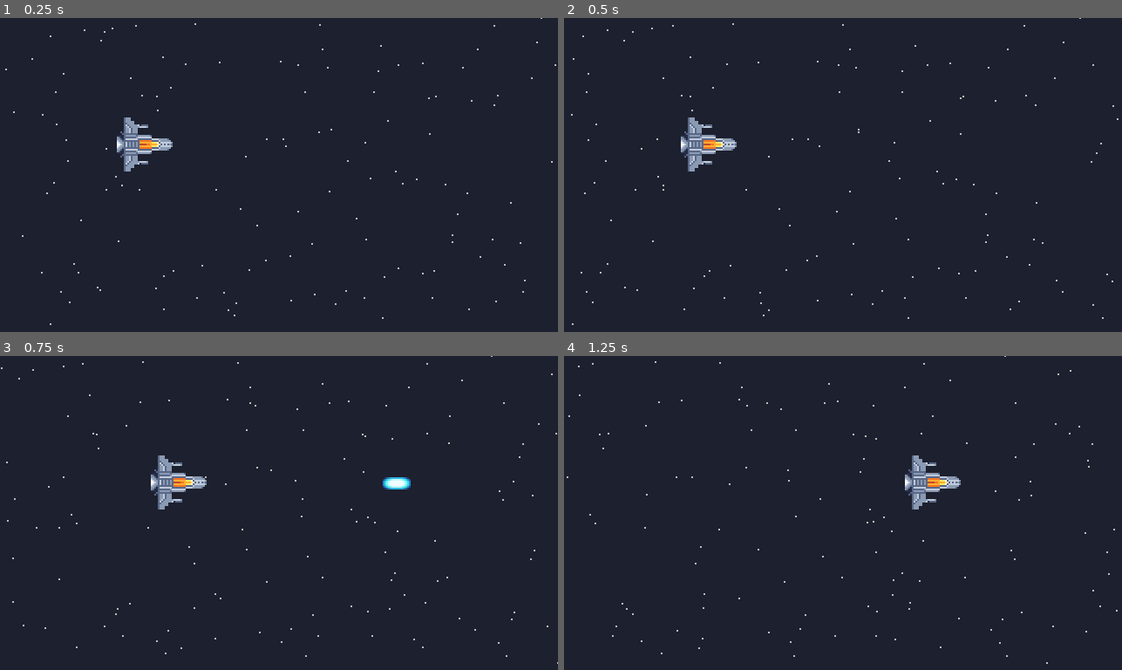
Above: before the commit, frames 1-4 (two rows, left to right).
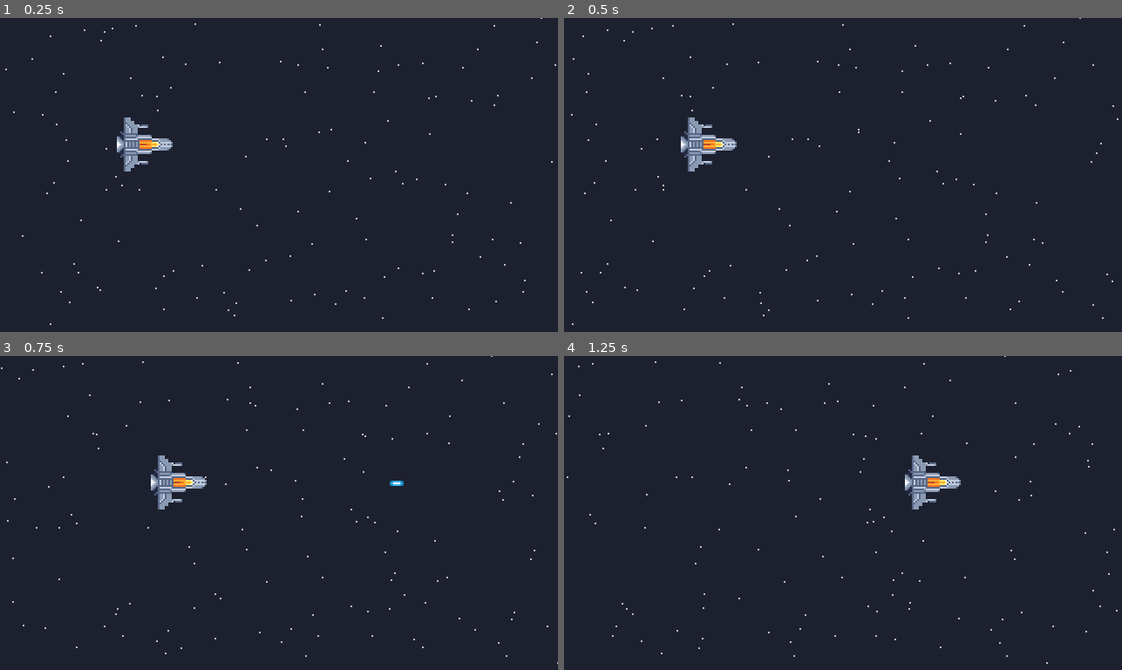
Above: after the commit, the same moments.

Repository: gabrielnemeth/SpaceShooter
Game: Godot game, scene res://Levels/Level.tscn
Two runs of this game, one before a commit and one after it. Both use one fixed random seed, a clock stepped at 60 frames per second and the inputs below.
Inputs:
- Up to frame 1 (0.25 s): no input
- Up to frame 2 (0.5 s): no input
- Up to frame 3 (0.75 s): hold D (right) from 0.53 s (still down); tap Space (shoot) at 0.6 s
- Up to frame 4 (1.25 s): keep holding D (right)

Frames 1-2 are identical in both runs. In frame 3, 0.2% of the frame differs, in the area x 68-74%, y 38-43%; in frame 4, nothing differs.

Commit message:
Change graphics

Diff:
--- a/Objects/Bullets/Bullet.tscn
+++ b/Objects/Bullets/Bullet.tscn
@@ -1,11 +1,10 @@
 [gd_scene load_steps=4 format=2]
 
-[ext_resource path="res://Graphic/Bullets/bullet_blue8.png" type="Texture" id=1]
+[ext_resource path="res://Graphic/Bullets/bullet.png" type="Texture" id=1]
 [ext_resource path="res://Objects/Bullets/Bullet.gd" type="Script" id=2]
 
-[sub_resource type="CapsuleShape2D" id=1]
-radius = 3.50831
-height = 9.0117
+[sub_resource type="RectangleShape2D" id=1]
+extents = Vector2( 1.6721, 4.09947 )
 
 [node name="Bullet" type="Area2D"]
 script = ExtResource( 2 )
@@ -14,7 +13,6 @@
 }
 
 [node name="Sprite" type="Sprite" parent="."]
-rotation = 1.5708
 texture = ExtResource( 1 )
 
 [node name="CollisionShape2D" type="CollisionShape2D" parent="."]
@@ -22,4 +20,6 @@
 shape = SubResource( 1 )
 
 [node name="VisibilityNotifier2D" type="VisibilityNotifier2D" parent="."]
+position = Vector2( -0.0715183, 0.143995 )
+scale = Vector2( 0.41356, 0.227904 )
 [connection signal="screen_exited" from="VisibilityNotifier2D" to="." method="queue_free"]
--- a/Objects/Explosions/EnemyExplosion.tscn
+++ b/Objects/Explosions/EnemyExplosion.tscn
@@ -1,27 +1,26 @@
-[gd_scene load_steps=11 format=2]
+[gd_scene load_steps=10 format=2]
 
-[ext_resource path="res://Graphic/Explosion1/explosion_f6.png" type="Texture" id=1]
-[ext_resource path="res://Graphic/Explosion1/explosion_f7.png" type="Texture" id=2]
-[ext_resource path="res://Graphic/Explosion1/explosion_f2.png" type="Texture" id=3]
-[ext_resource path="res://Graphic/Explosion1/explosion_f4.png" type="Texture" id=4]
-[ext_resource path="res://Graphic/Explosion1/explosion_f1.png" type="Texture" id=5]
-[ext_resource path="res://Graphic/Explosion1/explosion_f3.png" type="Texture" id=6]
-[ext_resource path="res://Graphic/Explosion1/explosion_f5.png" type="Texture" id=7]
-[ext_resource path="res://Graphic/Explosion1/explosion_f8.png" type="Texture" id=8]
+[ext_resource path="res://Graphic/Explosion/Explosion3.png" type="Texture" id=1]
+[ext_resource path="res://Graphic/Explosion/Explosion4.png" type="Texture" id=2]
+[ext_resource path="res://Graphic/Explosion/Explosion5.png" type="Texture" id=3]
+[ext_resource path="res://Graphic/Explosion/Explosion1.png" type="Texture" id=4]
+[ext_resource path="res://Graphic/Explosion/Explosion6.png" type="Texture" id=5]
+[ext_resource path="res://Graphic/Explosion/Explosion7.png" type="Texture" id=6]
+[ext_resource path="res://Graphic/Explosion/Explosion2.png" type="Texture" id=7]
 [ext_resource path="res://Objects/Explosions/EnemyExplosion.gd" type="Script" id=9]
 
 [sub_resource type="SpriteFrames" id=1]
 animations = [ {
-"frames": [ ExtResource( 5 ), ExtResource( 3 ), ExtResource( 6 ), ExtResource( 4 ), ExtResource( 7 ), ExtResource( 1 ), ExtResource( 2 ), ExtResource( 8 ) ],
+"frames": [ ExtResource( 4 ), ExtResource( 7 ), ExtResource( 1 ), ExtResource( 2 ), ExtResource( 3 ), ExtResource( 5 ), ExtResource( 6 ) ],
 "loop": true,
 "name": "exposion",
-"speed": 8.0
+"speed": 6.0
 } ]
 
 [node name="EnemyExplosion" type="AnimatedSprite"]
 frames = SubResource( 1 )
 animation = "exposion"
-frame = 7
+frame = 6
 playing = true
 script = ExtResource( 9 )
 [connection signal="animation_finished" from="." to="." method="_on_EnemyExplosion_animation_finished"]
--- a/Objects/HitLights/EnemyHitlight.tscn
+++ b/Objects/HitLights/EnemyHitlight.tscn
@@ -1,18 +1,17 @@
-[gd_scene load_steps=11 format=2]
+[gd_scene load_steps=10 format=2]
 
-[ext_resource path="res://Graphic/Hitlight Blue/hitlight_blue7.png" type="Texture" id=1]
-[ext_resource path="res://Graphic/Hitlight Blue/hitlight_blue6.png" type="Texture" id=2]
-[ext_resource path="res://Graphic/Hitlight Blue/hitlight_blue8.png" type="Texture" id=3]
-[ext_resource path="res://Graphic/Hitlight Blue/hitlight_blue1.png" type="Texture" id=4]
-[ext_resource path="res://Graphic/Hitlight Blue/hitlight_blue3.png" type="Texture" id=5]
-[ext_resource path="res://Graphic/Hitlight Blue/hitlight_blue4.png" type="Texture" id=6]
-[ext_resource path="res://Graphic/Hitlight Blue/hitlight_blue2.png" type="Texture" id=7]
-[ext_resource path="res://Graphic/Hitlight Blue/hitlight_blue5.png" type="Texture" id=8]
+[ext_resource path="res://Graphic/Hitlight/Hitlight4.png" type="Texture" id=1]
+[ext_resource path="res://Graphic/Hitlight/Hitlight6.png" type="Texture" id=2]
+[ext_resource path="res://Graphic/Hitlight/Hitlight7.png" type="Texture" id=3]
+[ext_resource path="res://Graphic/Hitlight/Hitlight1.png" type="Texture" id=4]
+[ext_resource path="res://Graphic/Hitlight/Hitlight5.png" type="Texture" id=5]
+[ext_resource path="res://Graphic/Hitlight/Hitlight3.png" type="Texture" id=6]
+[ext_resource path="res://Graphic/Hitlight/Hitlight2.png" type="Texture" id=7]
 [ext_resource path="res://Objects/HitLights/EnemyHitlight.gd" type="Script" id=9]
 
 [sub_resource type="SpriteFrames" id=1]
 animations = [ {
-"frames": [ ExtResource( 4 ), ExtResource( 7 ), ExtResource( 5 ), ExtResource( 6 ), ExtResource( 8 ), ExtResource( 2 ), ExtResource( 1 ), ExtResource( 3 ) ],
+"frames": [ ExtResource( 4 ), ExtResource( 7 ), ExtResource( 6 ), ExtResource( 1 ), ExtResource( 5 ), ExtResource( 2 ), ExtResource( 3 ) ],
 "loop": true,
 "name": "hit",
 "speed": 25.0
Binary file added: Graphic/Bullets/bullet.png
Not shown, added: Graphic/Bullets/bullet.png.import
Binary file removed: Graphic/Bullets/bullet_blue8.png
Not shown, removed: Graphic/Bullets/bullet_blue8.png.import
Binary file added: Graphic/Explosion/Explosion1.png
Not shown, added: Graphic/Explosion/Explosion1.png.import
Binary file added: Graphic/Explosion/Explosion2.png
Not shown, added: Graphic/Explosion/Explosion2.png.import
Binary file added: Graphic/Explosion/Explosion3.png
Not shown, added: Graphic/Explosion/Explosion3.png.import
Binary file added: Graphic/Explosion/Explosion4.png
Not shown, added: Graphic/Explosion/Explosion4.png.import
(and 53 more such lines)
